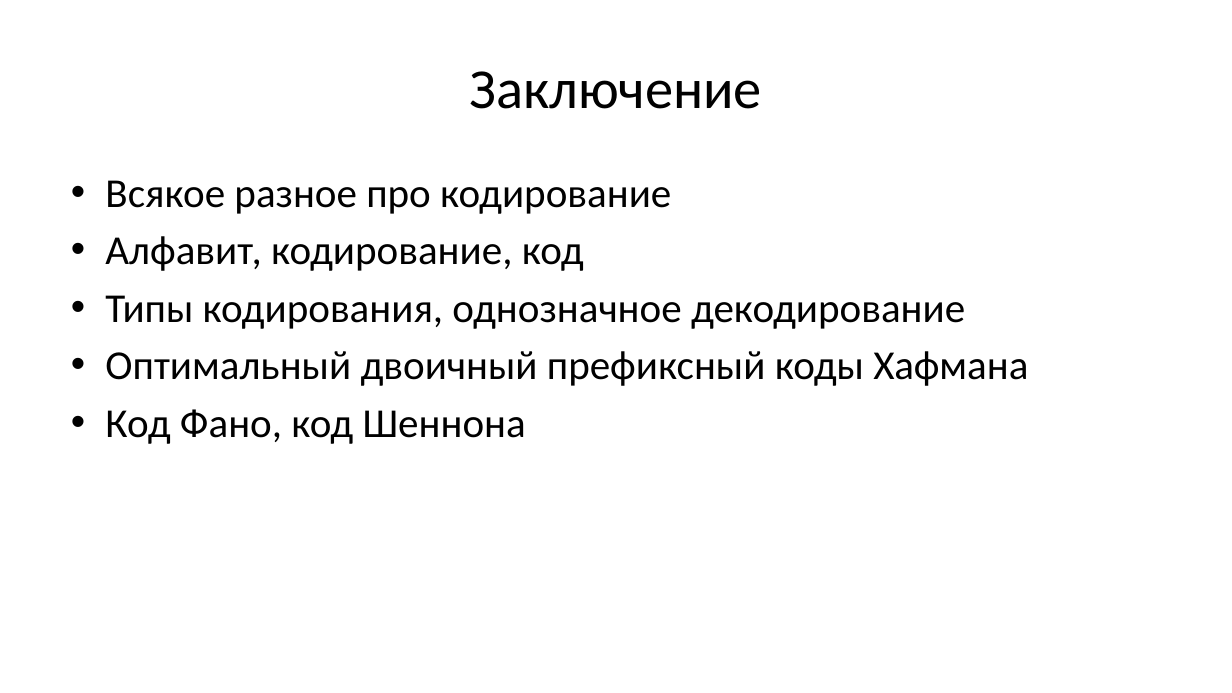
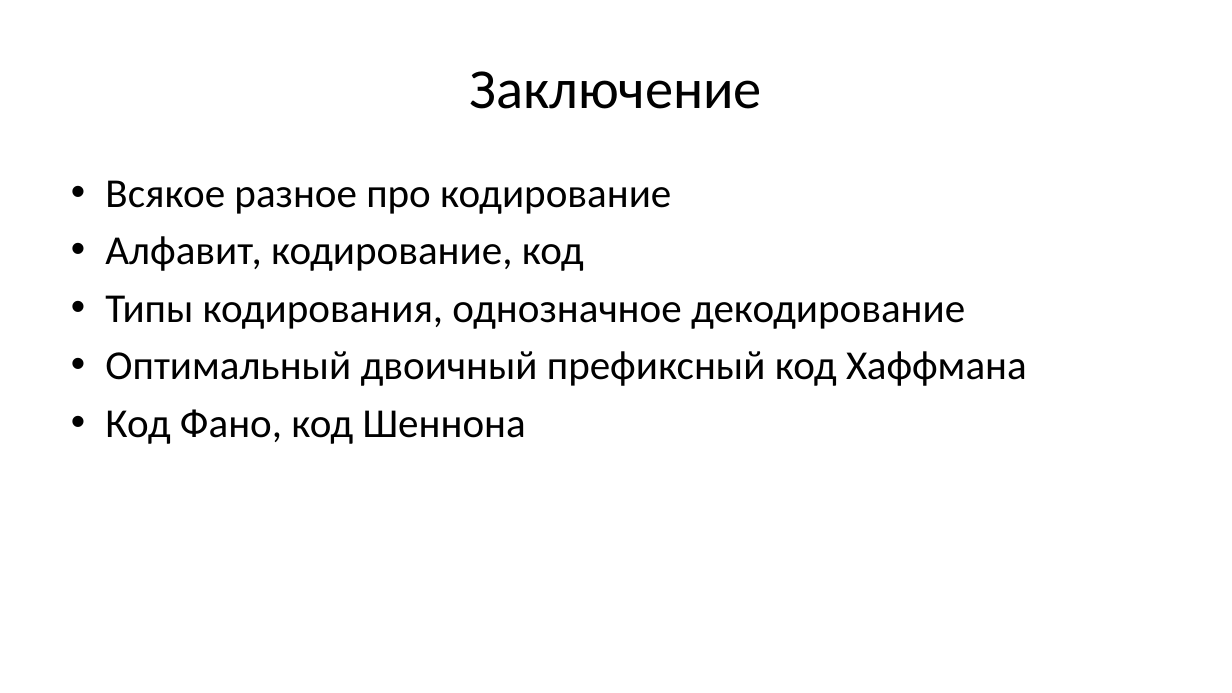
Before and after one commit to Evgueni-Petrov-aka-espetrov/Algorithms-and-Programming-in-C-pptx, a slide deck: slide 202 of 14 Кодирование.pptx (slide 31 before the commit). Drawn at 1232x693 pixels with LibreOffice and Linux fonts; fonts in the diff are those of the drawing. Boxes give left, top, right and bottom in pixels: in the first picture for what was removed or moved away, otherwise in the second. Text is boxed around its words. In the diff, an @@ line names an element or a change of style, - is before the commit and + after.

```diff
--- a/14 Кодирование.pptx
+++ b/14 Кодирование.pptx
@@ text at [105,351,1027,386]: text changed @@
-• Оптимальный двоичный префиксный коды Хафмана
+• Оптимальный двоичный префиксный код Хаффмана
```
Also in this commit, not shown: 12 other slides changed, 171 slides added.
